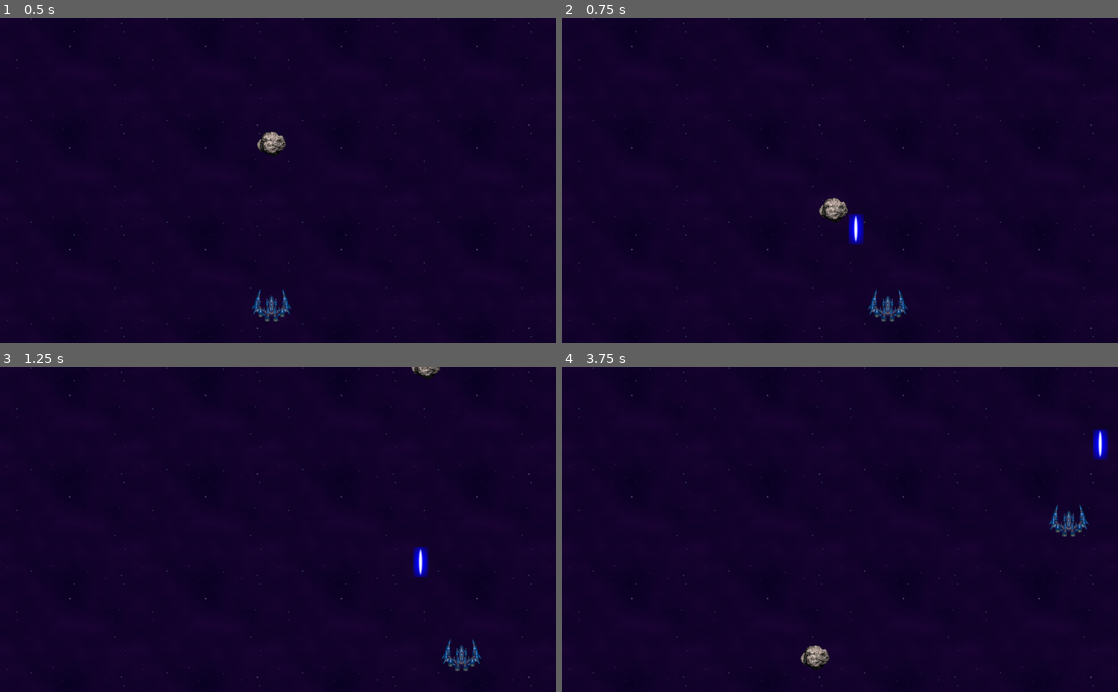
Above: before the commit, frames 1-4 (two rows, left to right).
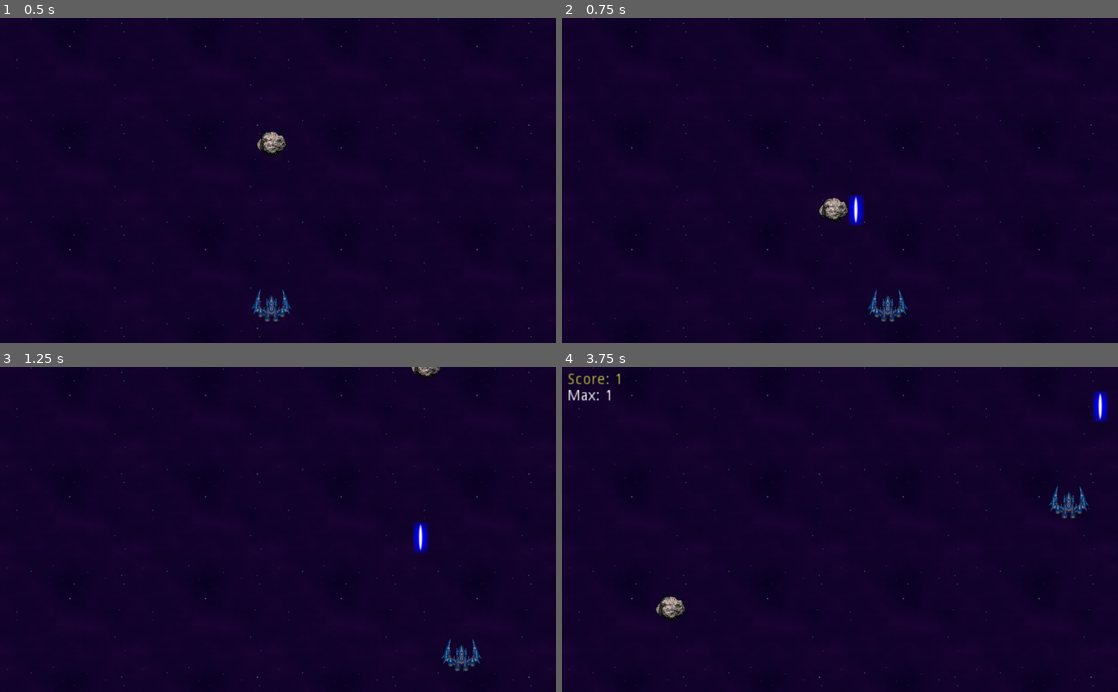
Above: after the commit, the same moments.

Repository: tolgasnet/space-shooter-gogot-2d
Game: Godot game, scene res://shooter.tscn
Two runs of this game, one before a commit and one after it. Both use one fixed random seed, a clock stepped at 60 frames per second and the inputs below.
Inputs:
- Up to frame 1 (0.5 s): no input
- Up to frame 2 (0.75 s): hold Right (ui_right) from 0.53 s (still down); tap Space (ui_select) at 0.6 s
- Up to frame 3 (1.25 s): keep holding Right (ui_right); tap Space (ui_select) at 0.77, 1.07 s
- Up to frame 4 (3.75 s): release Right (ui_right) at 1.28 s; hold Down (ui_down) 1.28-2.03 s; tap Space (ui_select) at 1.35, 1.52, 1.82, 2.1, 2.85, 3.02, 3.32, 3.6 s; hold Right (ui_right) 2.03-2.78 s; hold Up (ui_up) 2.78-3.53 s; hold Left (ui_left) from 3.53 s (still down)

Frame 1 is identical in both runs. In frame 2, 0.4% of the frame differs, in the area x 51-55%, y 54-70%; in frame 3, 0.5%; in frame 4, 1.9%, in the area x 1-99%, y 1-94%.

Commit message:
Fixed bullet lifetime, added hiscore and reversed gameover counter

Diff:
--- a/Bullet.gd
+++ b/Bullet.gd
@@ -2,9 +2,11 @@
 class_name Bullet
 
 var bulletFired = false
+var speed = -1200
 
 func _physics_process(delta: float) -> void:
-	if Input.is_action_just_pressed('ui_select'):
+
+	if Input.is_action_just_pressed('ui_select') and bulletFired == false:
 		bulletFired = true
 		visible = true
 		var ship: KinematicBody2D = get_node("../Player")
@@ -14,6 +16,6 @@
 	if bulletFired:
 		if position.y < 0:
 			bulletFired = false
-			visible = false
-		var velocity = Vector2(0, -900)
+			position.y = -100
+		var velocity = Vector2(0, speed)
 		move_and_collide(velocity * delta)
--- a/Meteor.gd
+++ b/Meteor.gd
@@ -1,8 +1,9 @@
 extends KinematicBody2D
 class_name Meteor
 
-var resetCounter = 0
+var resetCounter = 4
 var scoreCounter = 0
+var hiscoreCounter = 0
 
 func _ready():
 	position.x = 500
@@ -38,27 +39,32 @@
 		if collider is Player:
 			collider.position.x = -5000
 			collider.position.y = -5000
+			resetCounter = 4
 			$"../MainTimer".start()
 
 		if collider is Bullet:
 			collider.visible = false
 			collider.position.y = -100
 			scoreCounter += 1
+			if (scoreCounter > hiscoreCounter):
+				hiscoreCounter = scoreCounter
 			$"../ScoreLabel".text = "Score: " + (scoreCounter as String)
+			$"../HiscoreLabel".text = "Max: " + (hiscoreCounter as String)
 
 func _on_Timer_timeout():
-	resetCounter += 1
+	resetCounter -= 1
 	var label: RichTextLabel = $"../MainLabel"
 	label.text = resetCounter as String
 
-	if resetCounter == 3:
+	if resetCounter == 0:
+		label.text = "Go!"
 		var ship: KinematicBody2D = get_node("../Player")
 		ship.position.x = 500
 		ship.position.y = 530
 
-	if resetCounter == 4:
+	if resetCounter == -1:
 		$"../MainTimer".stop()
-		resetCounter = 0
+		resetCounter = 4
 		scoreCounter = 0
-		$"../ScoreLabel".text = ""
+		$"../ScoreLabel".text = "Score: 0"
 		label.text = ""
--- a/shooter.tscn
+++ b/shooter.tscn
@@ -169,8 +169,21 @@
 [node name="ScoreLabel" type="RichTextLabel" parent="."]
 margin_left = 10.0
 margin_top = 10.0
-margin_right = 70.0
+margin_right = 90.0
 margin_bottom = 30.0
+rect_scale = Vector2( 2, 2 )
+custom_colors/default_color = Color( 0.729412, 0.745098, 0.239216, 1 )
+custom_colors/selection_color = Color( 0, 0, 0, 1 )
+scroll_active = false
+__meta__ = {
+"_edit_use_anchors_": false
+}
+
+[node name="HiscoreLabel" type="RichTextLabel" parent="."]
+margin_left = 10.0
+margin_top = 40.0
+margin_right = 90.0
+margin_bottom = 60.0
 rect_scale = Vector2( 2, 2 )
 scroll_active = false
 __meta__ = {
